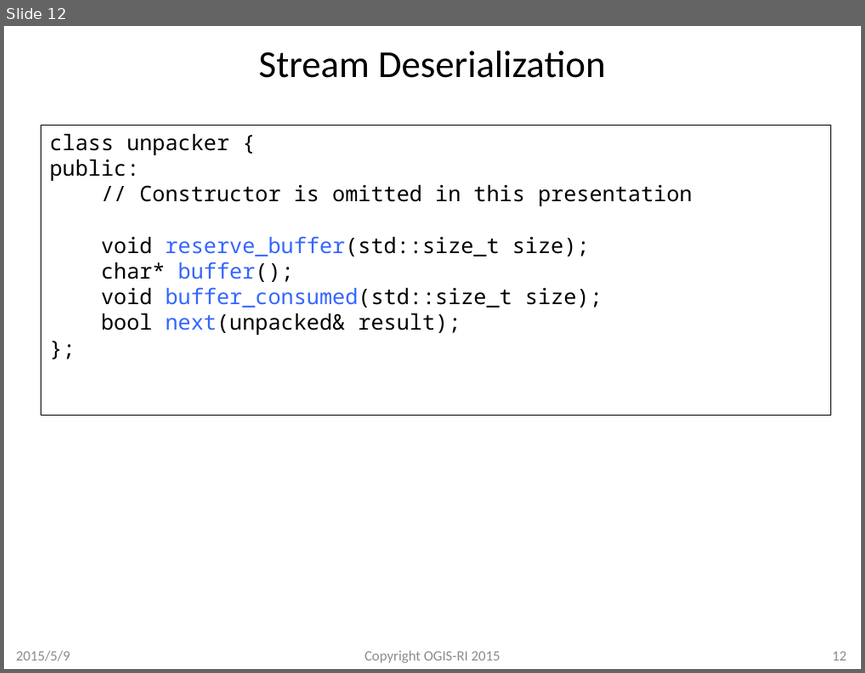
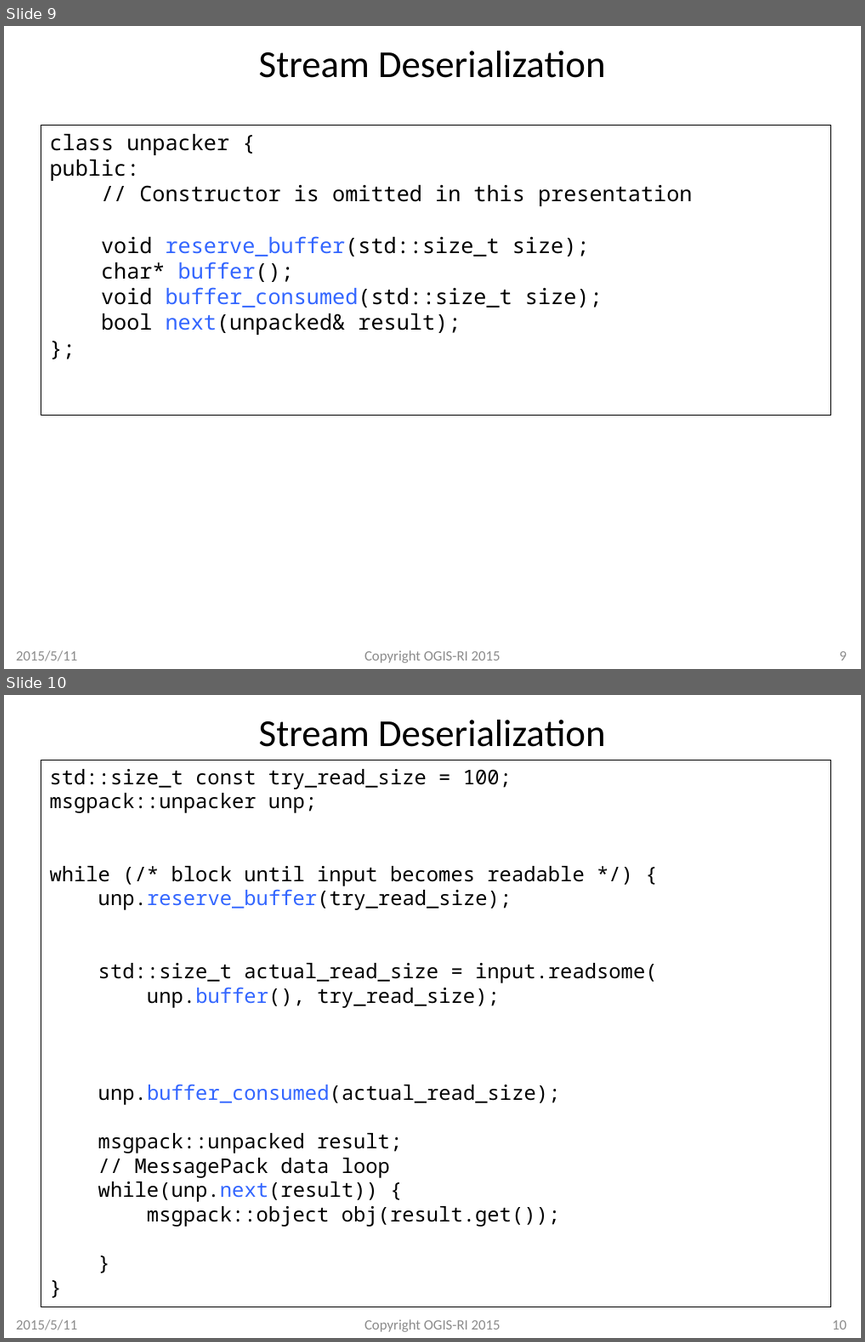
Before and after one commit to redboltz/cppnow2015, a slide deck: cppnow2015_taka.pptx. Shown one above the other, each under a label of ours: slide 12 before the commit, slides 9 and 10 after it. The pictures are 865x673 and 865x1342 pixels, drawn with LibreOffice and Linux fonts; fonts in the diff are those of the drawing; background and template pictures are left out. Boxes give left, top, right and bottom in pixels: in the first picture for what was removed or moved away, otherwise in the second. Text is boxed around its words. In the diff, an @@ line names an element or a change of style, - is before the commit and + after.

```diff
--- a/cppnow2015_taka.pptx
+++ b/cppnow2015_taka.pptx
@@ slide 10 added at [4,695,861,1338], background #FFFFFF @@
@@ title added at [259,720,606,747], 32 pt, text #000000 @@
+Stream Deserialization
@@ rectangle added at [41,760,830,1307], outline #000000 0.75 pt, 17 pt, text #000000 @@
+std::size_t const try_read_size = 100;
+msgpack::unpacker unp;
+while (/* block until input becomes readable */) {
+unp.reserve_buffer(try_read_size);
+std::size_t actual_read_size = input.readsome(
+unp.buffer(), try_read_size);
+unp.buffer_consumed(actual_read_size);
+msgpack::unpacked result;
+// MessagePack data loop
+while(unp.next(result)) {
+msgpack::object obj(result.get());
+}
+}
@@ text added at [16,1319,77,1330], 12 pt, text #8C8C8C @@
+2015/5/11
@@ text added at [364,1319,500,1332], 12 pt, text #8C8C8C @@
+Copyright OGIS-RI 2015
@@ page number added at [832,1320,846,1329], 12 pt, text #8C8C8C @@
+10
@@ what was slide 12 is now slide 9 @@
@@ slide 9 changed as well @@
@@ text at [16,650,77,661]: text changed @@
-2015/5/9
+2015/5/11
@@ page number at [840,651,846,660]: text changed @@
-12
+9
```
Also in this commit, not shown: 19 other slides changed, 6 other slides added.
